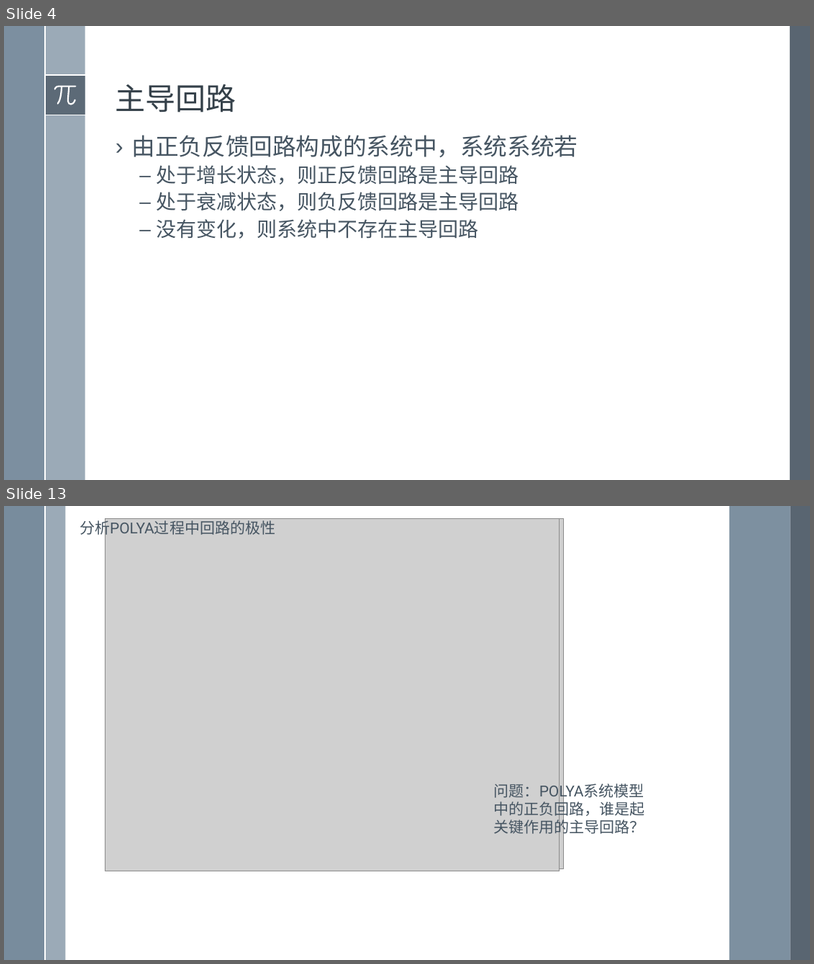
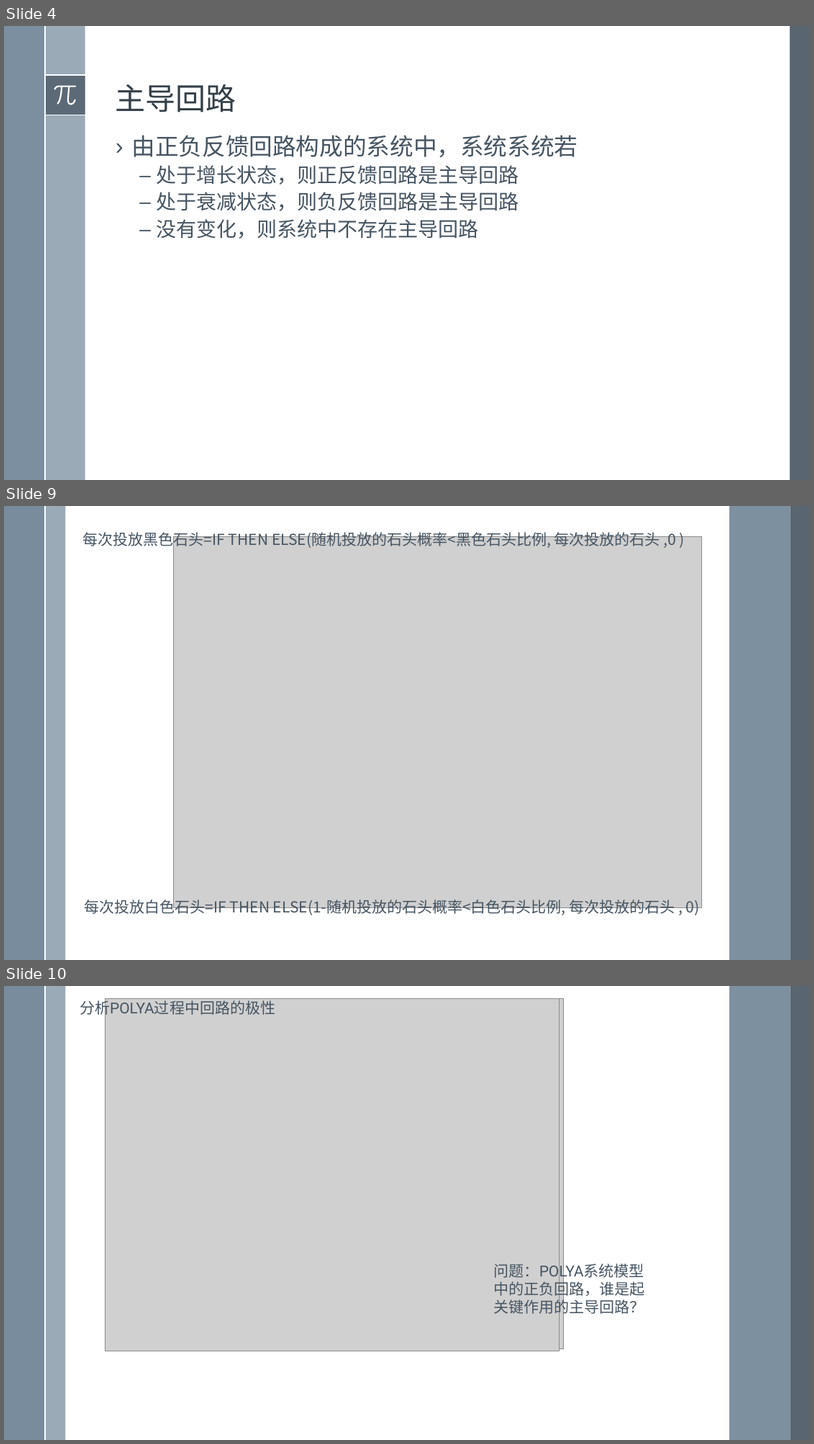
Before and after one commit to exoplanetX/SystemDynamics, a slide deck: 系统仿真-10- 正反馈和路径依赖（编写中）.pptx. Shown one above the other, each under a label of ours: slides 4 and 13 before the commit, slides 4, 9 and 10 after it; the slides between them are not shown. The pictures are 814x964 and 814x1444 pixels, drawn with LibreOffice and Linux fonts; fonts in the diff are those of the drawing; grey boxes stand for pictures. Boxes give left, top, right and bottom in pixels: in the first picture for what was removed or moved away, otherwise in the second. Text is boxed around its words. In the diff, an @@ line names an element or a change of style, - is before the commit and + after.

```diff
--- a/系统仿真-10- 正反馈和路径依赖（编写中）.pptx
+++ b/系统仿真-10- 正反馈和路径依赖（编写中）.pptx
@@ slide 9 added at [4, 506, 810, 960], background #FFFFFF; not listed: 5 template elements that a slide beside it also shows @@
@@ text added at [83, 530, 676, 549], 18 pt, text #465562 @@
+每次投放黑色石头=IF THEN ELSE(随机投放的石头概率<黑色石头比例, 每次投放的石头 ,0 )
@@ picture added at [174, 536, 702, 907] @@
@@ text added at [85, 897, 700, 916], 18 pt, text #465562 @@
+每次投放白色石头=IF THEN ELSE(1-随机投放的石头概率<白色石头比例, 每次投放的石头 , 0)
@@ what was slide 13 is now slide 10 @@
```
Also in this commit, not shown: 6 slides changed, 2 slides removed, 1 other file.
